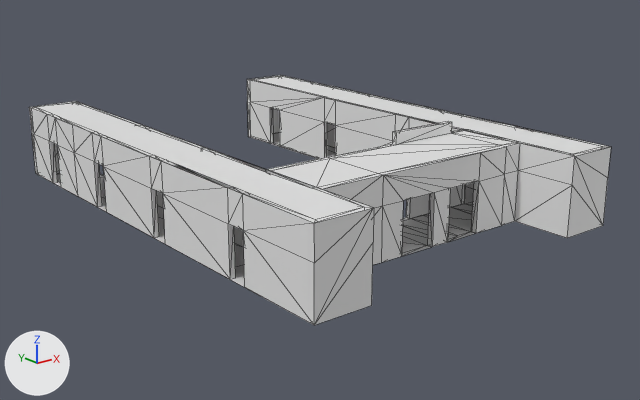
One commit to the FBX model cookies/Assets/Models/Housing/floor_2.FBX: the scene before it, then after it.
Before and after are seen from a 50 mm lens placed at (-19.3, -25.8, 10.0), pointed at (0.5, -1.0, 0.0). Arrows for +X, +Y and +Z are at lower left; the lights stay in place. Mesh edges are drawn as thin lines. Materials are left out; every surface is plain grey. Where no turn or scale is listed for an object, it has been applied to the vertices. Vertices at the same position are counted once.

The first picture shows 'ceiling_3', 'second_floor', 'second_floor_walls'.
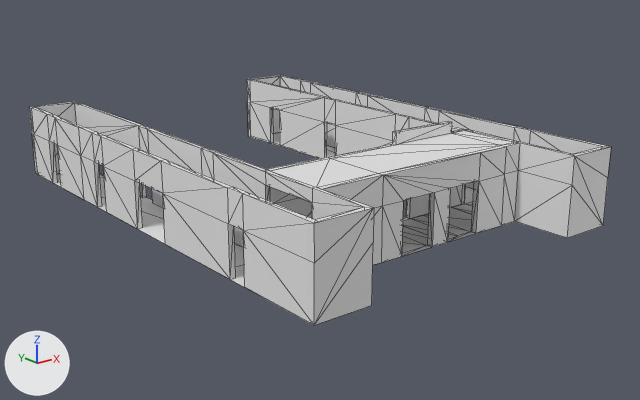
Location of each change, [x1, y1, x2, y2] in pixels of the pictures (640 x 400 px; the box of a moved part takes in the faces that stretch with it):
'second_floor_walls', reshaped
    before: [29, 80, 611, 325]
    after: [29, 75, 611, 325]
'ceiling_3', deleted
    before: [30, 75, 609, 220]
part 1 of me_mesh, moved or reshaped
    before: [101, 136, 163, 238]
    after: [101, 136, 165, 229]
part 2 of me_mesh, moved or reshaped
    before: [55, 118, 98, 207]
    after: [55, 117, 98, 207]
part 3 of me_mesh, moved or reshaped
    before: [444, 111, 504, 124]
    after: [440, 110, 504, 124]

The change, as a list of edits to the scene's bpy script:
```text
Change me_mesh:
    where me_mesh.from_pydata(...)  # 348 vertices, 635 faces; spans x -6.3..6.3, y -9.3..9.3, z 0.0..3.2
    used by ob_second_floor_walls; location = (0.0, 0.0, 0.0)
    verts and faces of me_mesh; kept vertices keep their numbers, new ones are numbered from 348
    before: 32 (-6.1, -0.8, 0.0) at pixel (159, 236), 33 (-6.1, -0.8, 2.8) at pixel (154, 155), 34 (-6.3, -0.8, 0.0) at pixel (154, 238), 35 (-6.3, -0.8, 2.8) at pixel (149, 156), 60 (-6.1, -0.8, 1.7)
    before: 61 (-6.3, -0.8, 1.7) at pixel (151, 188)
    before: 336 (-6.3, 5.2, 0.0) at pixel (78, 196), 337 (-6.3, 5.2, 2.8) at pixel (72, 124), 338 (-6.3, 5.2, 1.7) at pixel (74, 152)
    before: 341 (6.3, -2.7, 0.0), 342 (6.3, -2.7, 1.7), 343 (6.3, -2.7, 2.8) at pixel (463, 114)
    me_mesh part 1
    add for i in [*range(32, 36), 60, 61]: verts[i] += (0.0, 1.1, 0.0)
    me_mesh part 2
    add for i in [336, 337, 338]: verts[i] += (0.0, -0.6, 0.0)
    me_mesh part 3
    add for i in [341, 342, 343]: verts[i] += (0.0, -0.4, 0.0)
Remove ob_ceiling_3:
    ob_ceiling_3 = bpy.data.objects.new('ceiling_3', me_mesh_002)
    ob_ceiling_3.location = (5.33, 0.0, 2.8)
```
